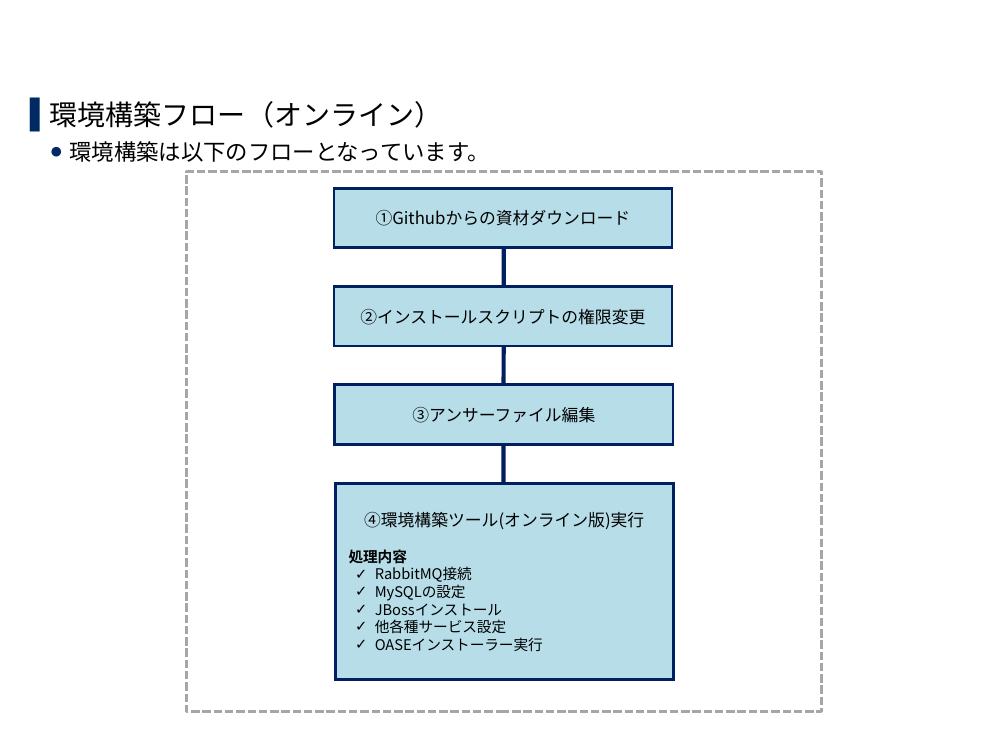
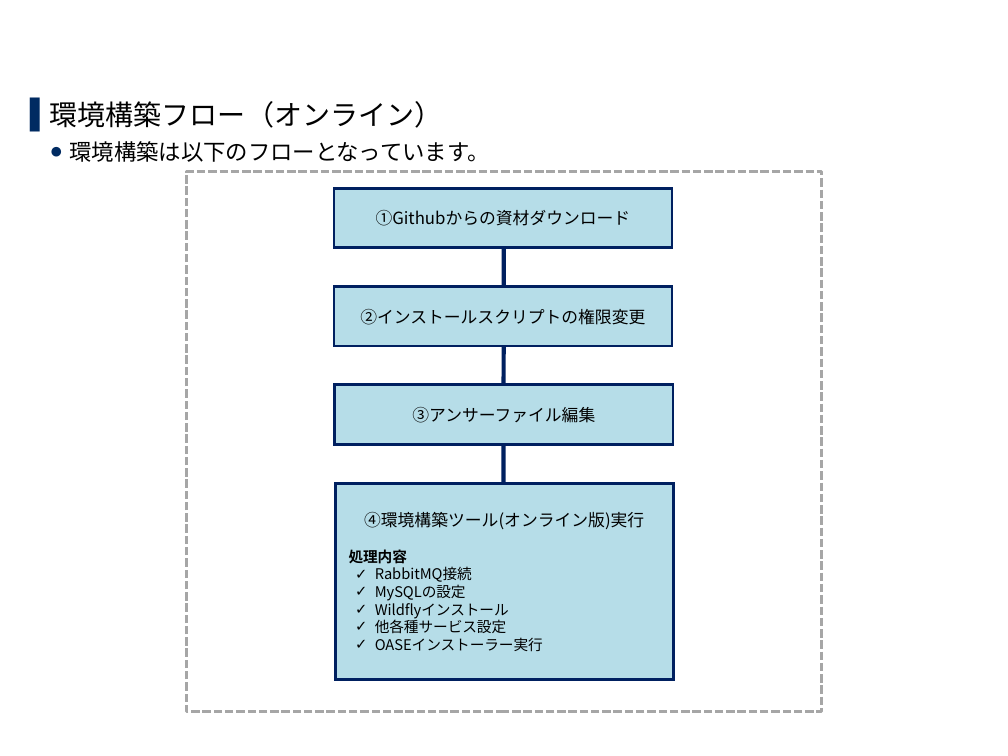
Before and after one commit to exastro-suite/oase-docs, a slide deck: slide 10 of asset/Learn_ja/OASE-online-install_ja.pptx (slide 12 before the commit). Drawn at 1008x756 pixels with LibreOffice and Linux fonts; fonts in the diff are those of the drawing; background and template pictures are left out. Boxes give left, top, right and bottom in pixels: in the first picture for what was removed or moved away, otherwise in the second. Text is boxed around its words. In the diff, an @@ line names an element or a change of style, - is before the commit and + after.

```diff
--- a/asset/Learn_ja/OASE-online-install_ja.pptx
+++ b/asset/Learn_ja/OASE-online-install_ja.pptx
@@ text in rectangle at bbox=[375, 600, 509, 619]: text changed @@
-✓ JBossインストール
+✓ Wildflyインストール
```
Also in this commit, not shown: 15 other slides changed, 2 slides removed, 1 other file.
